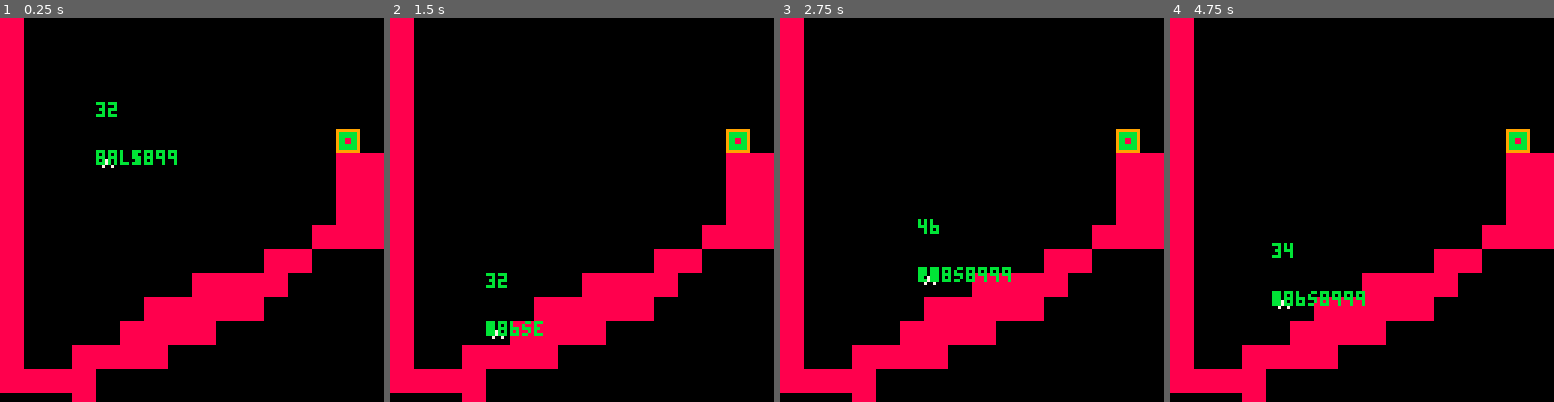
Above: before the commit, frames 1-4 (left to right).
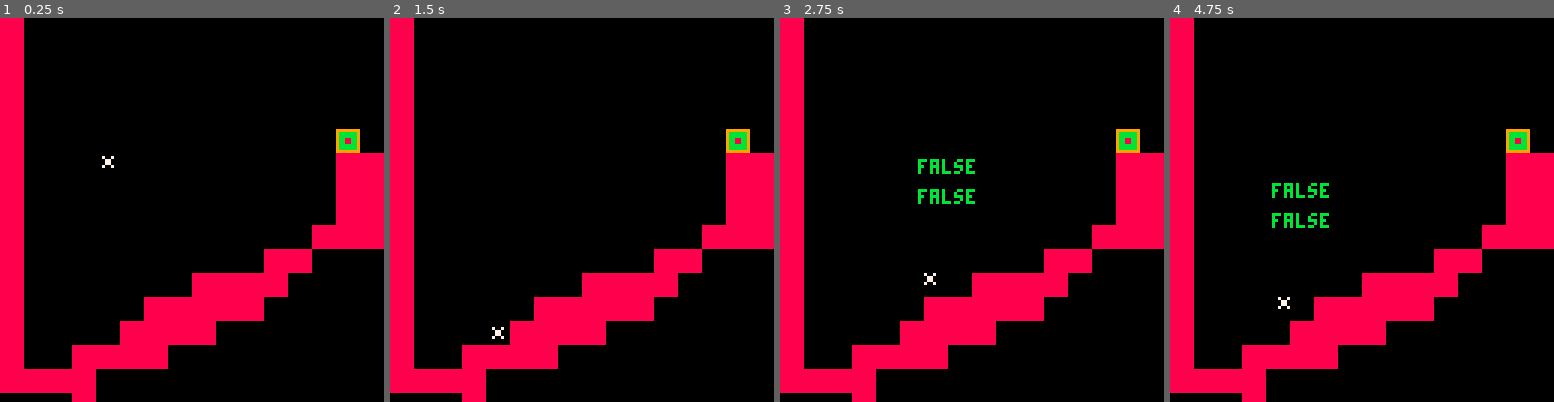
Above: after the commit, the same moments.

Repository: pratik2709/anotherPlatformer
Game: PICO-8 cartridge player.p8
Two runs of this game, one before a commit and one after it. Both use one fixed random seed, a clock stepped at 60 frames per second and the inputs below.
Inputs:
- Up to frame 1 (0.25 s): no input
- Up to frame 2 (1.5 s): tap O (Z key) at 0.7 s
- Up to frame 3 (2.75 s): hold Right 1.6-2.1 s; tap O (Z key) at 1.7, 2.1, 2.5 s; hold Right from 2.47 s (still down)
- Up to frame 4 (4.75 s): tap O (Z key) every 0.4 s from 2.9 to 4.5 s; release Right at 3.03 s; hold Left 3.08-3.58 s; hold Right 4.02-4.68 s

The runs differ from the first frame. In frame 1, 0.6% of the frame differs, in the area x 25-47%, y 21-39%; in frame 2, 0.5%; in frame 3, 1.3%, in the area x 35-61%, y 36-69%; in frame 4, 1.2%.

Commit message:
intermediate for attaching to wall

Diff:
--- a/player.p8
+++ b/player.p8
@@ -10,13 +10,26 @@
  -- do something
  local xoffset=0
  if player1.dx>0 then xoffset=7 end
-  print(player1:getx(),player1:getx(),player1.y-mapheight,11)
- print(mget((player1.x+xoffset)/8,(player1.y+7)/8),player1:getx()
-  ,5,11)
- print(fget(mget((player1.x+xoffset)/8,(player1.y+7)/8),0)
-  ,player1:getx(),player1.y,11)
- print(player1.dx,player1:getx(),player1.y,11)
- print(player1.y,player1:getx(),player1.y,11)
+ local vertex3=mget((player1.x+8)/8,(player1.y)/8)
+ local vertex4=mget((player1.x+8)/8,(player1.y+8)/8)
+ --code for wall climb
+ if player1.dy < 0 then
+
+  print(fget(vertex3,0),player1:getx(),(player1.y-mapheight)-10,11)
+  print(fget(vertex4,0),player1:getx(),(player1.y-mapheight)-20,11)
+
+  if fget(vertex3,1) or fget(vertex4,1)
+  then
+   print("god",player1:getx(),player1.y-mapheight,11)
+  end
+ end
+  -- print(player1:getx(),player1:getx(),(player1.y-mapheight)-10,11)
+ -- print(mget((player1.x+xoffset)/8,(player1.y+7)/8),player1:getx()
+ --  ,5,11)
+ -- print(fget(mget((player1.x+xoffset)/8,(player1.y+7)/8),0)
+ --  ,player1:getx(),player1.y,11)
+ -- print(player1.dx,player1:getx(),0,11)
+ -- print(player1.y,player1:getx(),0,11)
 end
 
 function cam:new(mapwidth, mapheight)
@@ -144,6 +157,10 @@
  vertex1=mget((actor.x)/8,(actor.y)/8)
  vertex2=mget((actor.x+7)/8,(actor.y)/8)
 
+ --rightmost corners ()
+ local vertex3=mget((actor.x+8)/8,(actor.y)/8)
+ local vertex4=mget((actor.x+8)/8,(actor.y+8)/8)
+
  if actor.dy<0 then
   if fget(vertex1,0) or fget(vertex2,0)
    then
@@ -153,17 +170,14 @@
    --todo: why needed?
    actor.x=actor.startx
   end
- end
-
---rightmost corners ()
- local vertex3=mget((actor.x+7)/8,(actor.y)/8)
- local vertex4=mget((actor.x+7)/8,(actor.y+8)/8)
- --code for wall climb
- if actor.dy < 0 then
+
   if fget(vertex3,1) or fget(vertex4,1)
   then
    --halt the upward trajectory
-   actor.dy = 0
+   actor.dy -= 4
+   -- actor.x=actor.startx + 1
+   -- actor.y=actor.starty + 16
+   -- actor.wall_climb = true
   end
  end
 
@@ -189,6 +203,7 @@
 
  o.bounce = false
  o.flash = false
+ o.wall_climb = false
 
  o.bad = false
  o.invuln = false
@@ -471,7 +486,7 @@
 
 
 __gff__
-0001000200000000000000000000000000000000000000000000000000000000000000000000000000000000000000000000000000000000000000000000000000000000000000000000000000000000000000000000000000000000000000000000000000000000000000000000000000000000000000000000000000000000
+0001000300000000000000000000000000000000000000000000000000000000000000000000000000000000000000000000000000000000000000000000000000000000000000000000000000000000000000000000000000000000000000000000000000000000000000000000000000000000000000000000000000000000
 0000000000000000000000000000000000000000000000000000000000000000000000000000000000000000000000000000000000000000000000000000000000000000000000000000000000000000000000000000000000000000000000000000000000000000000000000000000000000000000000000000000000000000
 __map__
 0101010101010101010101010101010101010101010101010101010000000000000000000000000000000000000000000000000000000000000000000000000000000000000000000000000000000000000000000000000000000000000000000000000000000000000000000000000000000000000000000000000000000000
